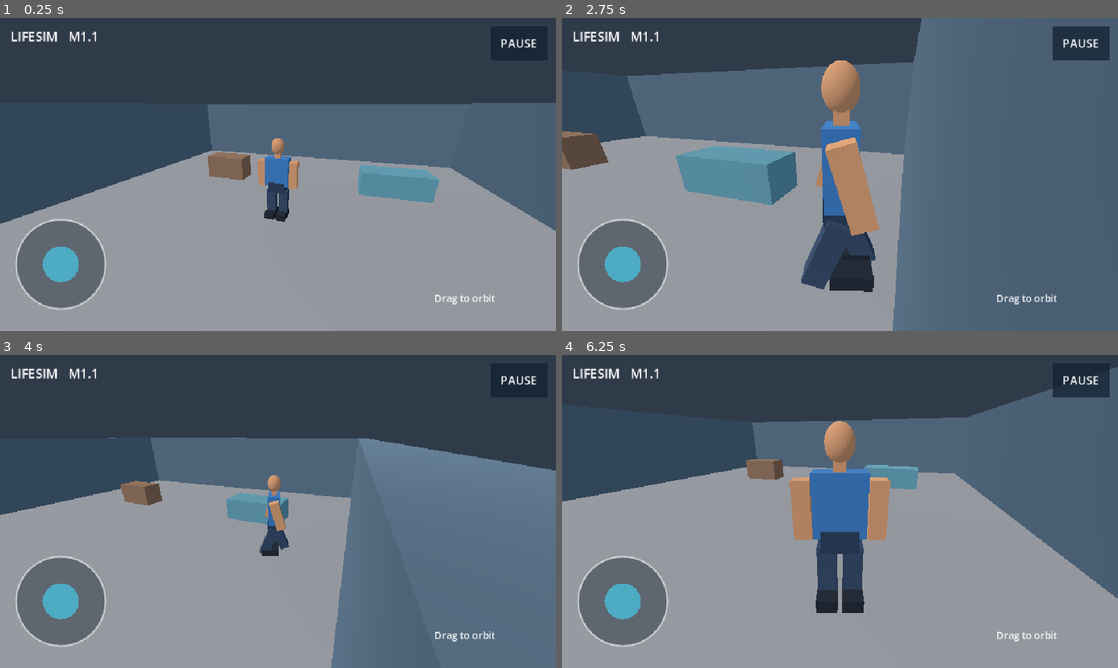
Above: before the commit, frames 1-4 (two rows, left to right).
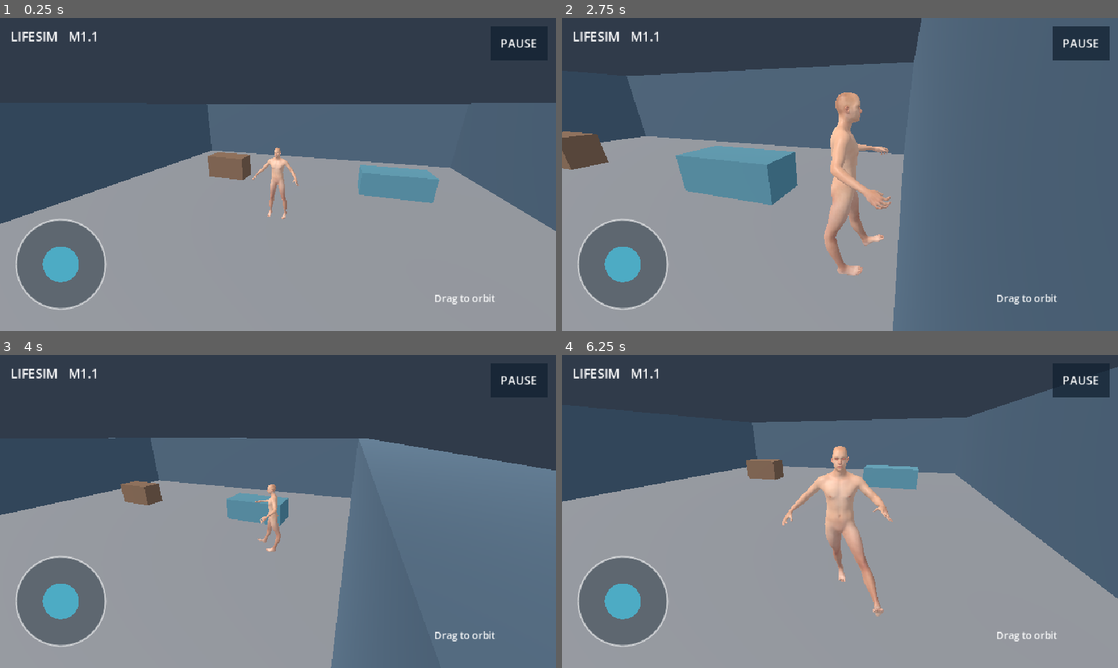
Above: after the commit, the same moments.

Repository: Ye-Shwethway/creators-universe-lifesim
Game: Godot game, scene res://scenes/main.tscn
The game is run twice, just before and just after one commit, with the same random seed, the same clock (stepped at 60 frames per second) and the same inputs.
Inputs (mouse positions are in pixels of both pictures, inside the frame that each line leads up to):
- Up to frame 1 (0.25 s): no input
- Up to frame 2 (2.75 s): move the mouse to (962, 158) at 0.52 s; hold D (move_right) 0.53-1.25 s; hold Shift (sprint) 0.53-1.25 s; click (962, 158) at 0.67 s; drag from (728, 190) to (812, 237) at 1.27 s; move the mouse to (895, 105) at 2.02 s; hold D (move_right) from 2.03 s (still down); hold Shift (sprint) from 2.03 s (still down)
- Up to frame 3 (4 s): release D (move_right) at 2.75 s; release Shift (sprint) at 2.75 s; drag from (250, 574) to (111, 464) at 2.77 s; move the mouse to (444, 558) at 3.52 s; hold A (move_left) from 3.53 s (still down); hold Shift (sprint) from 3.53 s (still down)
- Up to frame 4 (6.25 s): release A (move_left) at 4.25 s; release Shift (sprint) at 4.25 s; drag from (673, 464) to (756, 433) at 4.27 s; move the mouse to (867, 511) at 5.02 s; hold S (move_back) 5.03-5.75 s; hold Shift (sprint) 5.03-5.75 s; click (867, 511) at 5.17 s; drag from (756, 433) to (728, 527) at 5.77 s

The runs differ from the first frame. In frame 1, 1.2% of the frame differs, in the area x 45-54%, y 38-66%; in frame 2, 6.1%; in frame 3, 0.7%; in frame 4, 6.5%, in the area x 39-60%, y 21-84%.

Commit message:
feat(character): load imported Orison generic GLB in visual adapter

Diff:
--- a/scripts/characters/character_visual_adapter.gd
+++ b/scripts/characters/character_visual_adapter.gd
@@ -2,7 +2,7 @@
 class_name LifeSimCharacterVisual
 ## Adapter between LifeSim movement and a future versioned, licensed rigged character.
 ## Missing/unapproved assets always fall back to original procedural humanoid.
-const APPROVED_SCENE: String = "res://assets/public/approved/humanoid.tscn"
+const APPROVED_SCENE: String = "res://assets/public/approved/humanoid.glb"
 const IDLE: String = "idle_in_place"
 const WALK: String = "walk_in_place"
 var fallback: ProceduralHumanoid
@@ -15,7 +15,7 @@
     fallback = ProceduralHumanoid.new()
     fallback.name = "ProceduralFallback"
     add_child(fallback)
-    # The asset is intentionally absent until the privacy/license QA gate passes.
+    # Public generic test character; never load private Darian/canon assets.
     if not ResourceLoader.exists(APPROVED_SCENE):
         return
     var res: Resource = load(APPROVED_SCENE)
